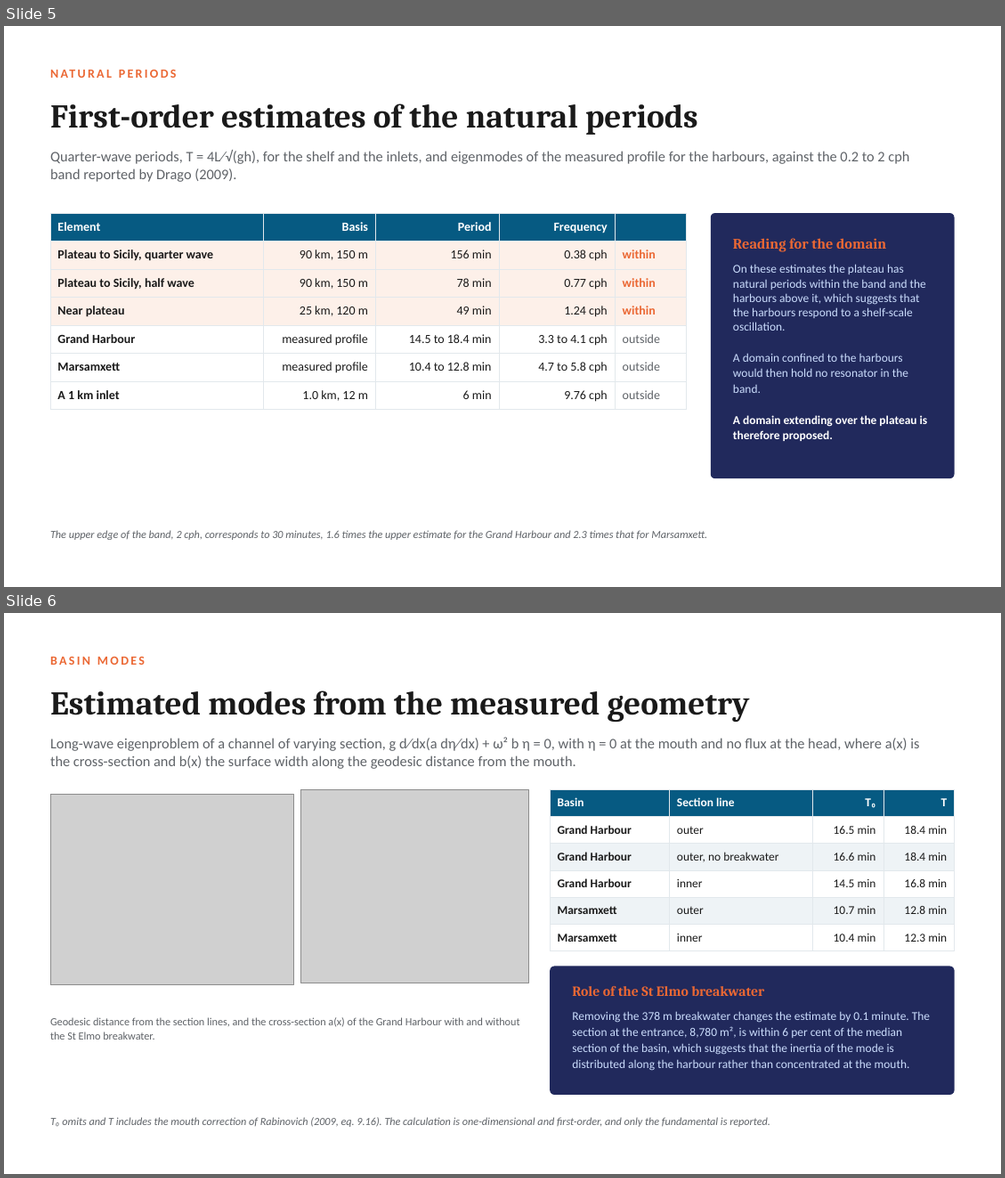
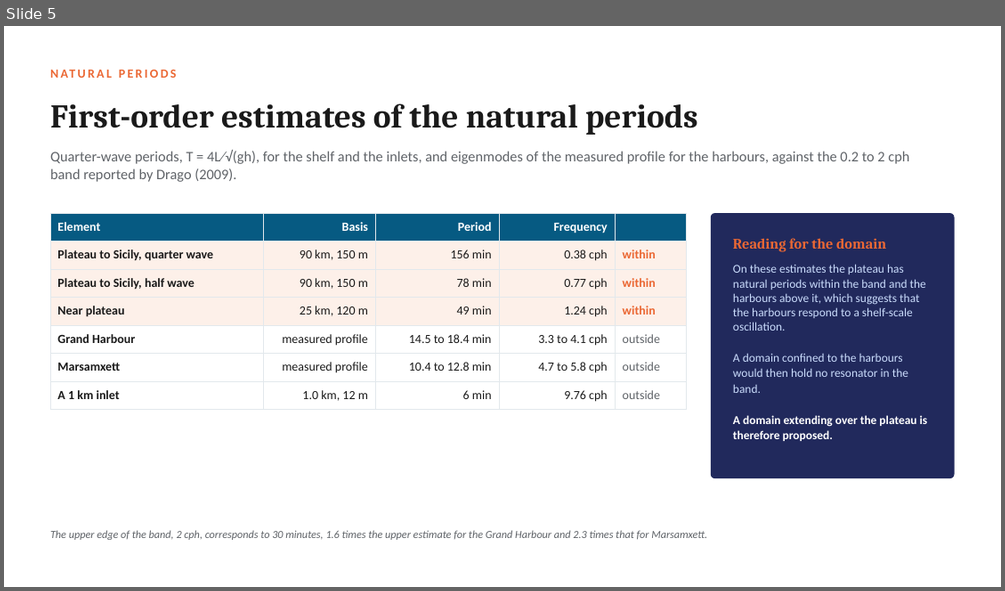
Before and after one commit to cicero-martins/MaltaDT, a slide deck: docs/valletta_model_concept_2026-10-08.pptx. Shown one above the other, each under a label of ours: slides 5 and 6 before the commit, slide 5 after it. The pictures are 1005x1178 and 1005x591 pixels, drawn with LibreOffice and Linux fonts; fonts in the diff are those of the drawing; grey boxes stand for pictures. Boxes give left, top, right and bottom in pixels: in the first picture for what was removed or moved away, otherwise in the second. Text is boxed around its words. In the diff, an @@ line names an element or a change of style, - is before the commit and + after.

Commit message:
docs(deck): restructure the full deck to sixteen slides and clarify the design
The slide on the eigenvalue calculation is merged into the Senglea
slide, since its role is to support one row of the period table and the
spectrum is the test of that row. The slide on the mouth sensitivity is
folded into the research questions, where it is one of three
accompanying questions. The design slide no longer opposes sweep and
hindcast, since both are planned: the sweep of 96 scenarios addresses
the long wave and the hindcast validates circulation and waves. The
assumptions behind the 160 simulated days and the 17-minute period are
stated, the open questions return to one slide of six, three-dimensional
runs move to October, and the closing slide carries the repository link
and the cover photograph.

The cover is now held in docs/deck_cover.pptx, so that a rebuild of
either deck does not depend on a previous build.

```diff
--- a/docs/valletta_model_concept_2026-10-08.pptx
+++ b/docs/valletta_model_concept_2026-10-08.pptx
@@ slide 6 removed at (4, 613, 1001, 1174), background #FFFFFF @@
@@ text removed at (50, 657, 145, 665) @@
-BASIN MODES
@@ text removed at (50, 690, 750, 722) @@
-Estimated modes from the measured geometry
@@ text removed at (50, 737, 919, 769) @@
-Long-wave eigenproblem of a channel of varying section, g d∕dx(a dη∕dx) + ω² b η = 0, with η = 0 at the mouth and no flux at the head, where a(x) is the cross-section and b(x) the surface width along the geodesic distance from the mouth.
@@ picture removed at (50, 794, 293, 985) @@
@@ picture removed at (301, 789, 529, 983) @@
@@ table removed at (550, 789, 955, 945), 6 rows, 4 columns @@
-Basin | Section line | T₀ | T
-Grand Harbour | outer | 16.5 min | 18.4 min
-Grand Harbour | outer, no breakwater | 16.6 min | 18.4 min
-Grand Harbour | inner | 14.5 min | 16.8 min
-Marsamxett | outer | 10.7 min | 12.8 min
-Marsamxett | inner | 10.4 min | 12.3 min
@@ rounded rectangle removed at (550, 966, 955, 1094) @@
@@ text removed at (572, 986, 764, 996) @@
-Role of the St Elmo breakwater
@@ text removed at (572, 1011, 930, 1070) @@
-Removing the 378 m breakwater changes the estimate by 0.1 minute. The section at the entrance, 8,780 m², is within 6 per cent of the median section of the basin, which suggests that the inertia of the mode is distributed along the harbour rather than concentrated at the mouth.
@@ text removed at (50, 1017, 520, 1039) @@
-Geodesic distance from the section lines, and the cross-section a(x) of the Grand Harbour with and without the St Elmo breakwater.
@@ text removed at (50, 1117, 770, 1127) @@
-T₀ omits and T includes the mouth correction of Rabinovich (2009, eq. 9.16). The calculation is one-dimensional and first-order, and only the fundamental is reported.
```
Also in this commit, not shown: 5 slides changed, 2 slides added, 4 other slides removed, 6 other files.
